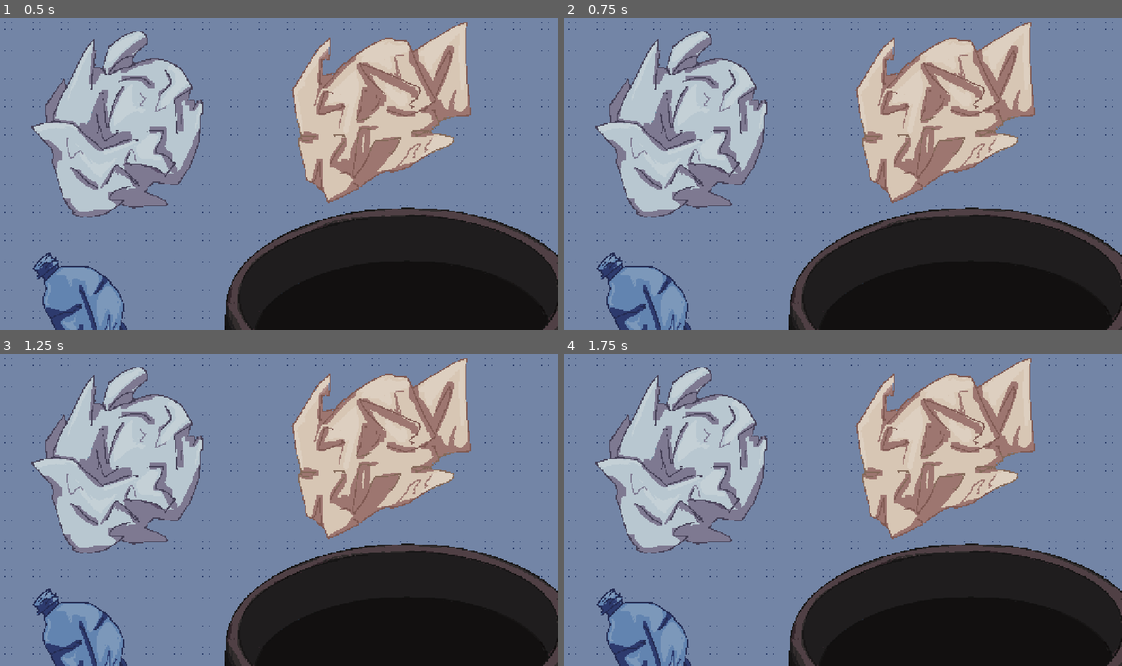
Above: before the commit, frames 1-4 (two rows, left to right).
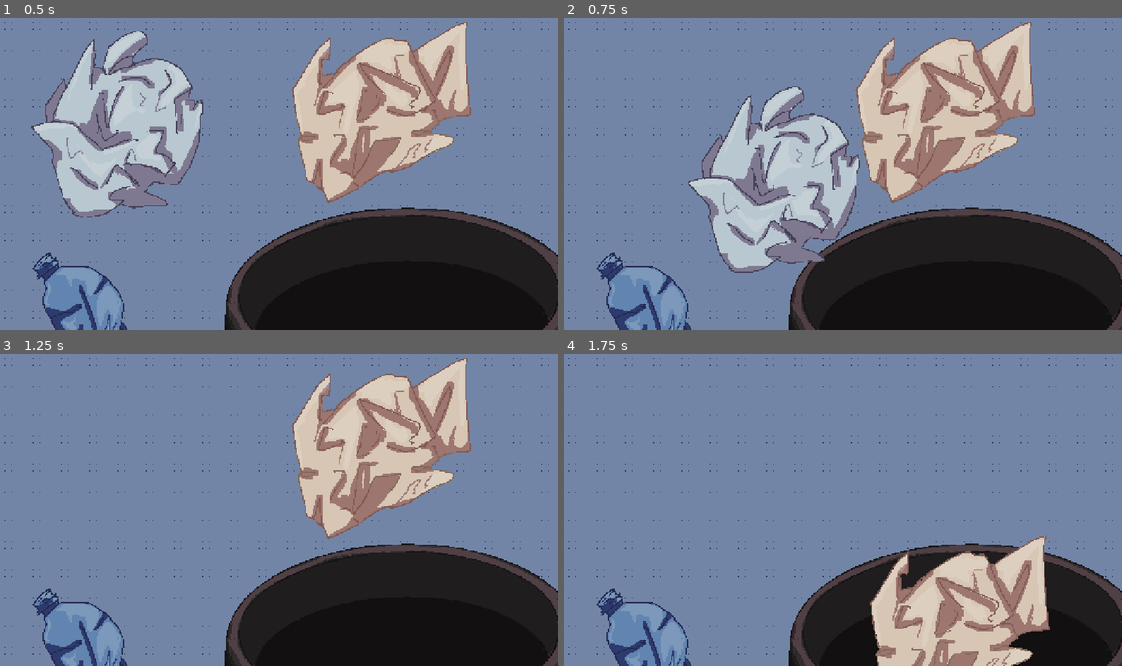
Above: after the commit, the same moments.

Repository: Kevinmru737/TouchingGrass
Game: Godot game, scene res://scenes/trash_minigame.tscn
Same seed, same stepped clock (60 frames per second), same inputs: the game is played once before the commit and once after it. This scene is started directly instead of the project's main scene.
Inputs (mouse positions are in pixels of both pictures, inside the frame that each line leads up to):
- Up to frame 1 (0.5 s): no input
- Up to frame 2 (0.75 s): tap Enter at 0.5 s; drag from (681, 124) to (960, 289) at 0.52 s
- Up to frame 3 (1.25 s): no input
- Up to frame 4 (1.75 s): drag from (949, 447) to (960, 625) at 1.27 s

Frame 1 is identical in both runs. In frame 2, 16% of the frame differs, in the area x 5-54%, y 4-82%; in frame 3, 8.6%; in frame 4, 30%, in the area x 5-88%, y 1-100%.

Commit message:
trash game works

Diff:
--- a/scenes/dialogue_ui.tscn
+++ b/scenes/dialogue_ui.tscn
@@ -105,7 +105,13 @@
 
 [node name="Control" type="Control" parent="." unique_id=683689748]
 layout_mode = 3
-anchors_preset = 0
+anchors_preset = 15
+anchor_right = 1.0
+anchor_bottom = 1.0
+offset_right = 640.0
+offset_bottom = 360.0
+grow_horizontal = 2
+grow_vertical = 2
 
 [node name="TextureRect" type="TextureRect" parent="Control" unique_id=1406002113]
 modulate = Color(1, 1, 1, 0)
@@ -145,3 +151,9 @@
 
 [node name="AnimationPlayer" type="AnimationPlayer" parent="." unique_id=153905245]
 libraries/ = SubResource("AnimationLibrary_imsod")
+
+[node name="Control2" type="Control" parent="." unique_id=334110502]
+layout_mode = 3
+anchors_preset = 0
+offset_right = 40.0
+offset_bottom = 40.0
--- a/scenes/trash_minigame.tscn
+++ b/scenes/trash_minigame.tscn
@@ -39,112 +39,107 @@
 grow_vertical = 2
 color = Color(0, 0, 0, 0.6784314)
 
-[node name="Control" type="Control" parent="CanvasLayer" unique_id=341392473]
-layout_mode = 3
-anchors_preset = 0
-offset_right = 1920.0
-offset_bottom = 1080.0
-size_flags_vertical = 8
-
-[node name="Panel" type="Panel" parent="CanvasLayer/Control" unique_id=28347524]
-layout_mode = 1
+[node name="Panel" type="Panel" parent="CanvasLayer" unique_id=28347524]
 anchors_preset = 15
 anchor_right = 1.0
 anchor_bottom = 1.0
+offset_right = 640.0
+offset_bottom = 360.0
 grow_horizontal = 2
 grow_vertical = 2
+mouse_filter = 2
 
-[node name="TrashCanBG" type="Sprite2D" parent="CanvasLayer/Control/Panel" unique_id=76773063]
+[node name="TrashCanBG" type="Sprite2D" parent="CanvasLayer/Panel" unique_id=76773063]
 position = Vector2(960, 540)
 texture = ExtResource("2_3pxg8")
 
-[node name="Trashcan" type="Area2D" parent="CanvasLayer/Control/Panel" unique_id=1845695370]
+[node name="Trashcan" type="Area2D" parent="CanvasLayer/Panel" unique_id=1845695370]
 position = Vector2(927, 645)
 
-[node name="Sprite2D" type="Sprite2D" parent="CanvasLayer/Control/Panel/Trashcan" unique_id=74235425]
+[node name="Sprite2D" type="Sprite2D" parent="CanvasLayer/Panel/Trashcan" unique_id=74235425]
 visible = false
 position = Vector2(-3.8146973e-06, 3)
 scale = Vector2(2.28125, 2.3427835)
 texture = ExtResource("2_c8yw1")
 
-[node name="CollisionShape2D" type="CollisionShape2D" parent="CanvasLayer/Control/Panel/Trashcan" unique_id=8429911]
+[node name="CollisionShape2D" type="CollisionShape2D" parent="CanvasLayer/Panel/Trashcan" unique_id=8429911]
 position = Vector2(-12, -14)
 rotation = -1.5708159
 shape = SubResource("CapsuleShape2D_7qycf")
 
-[node name="Trash1" type="Area2D" parent="CanvasLayer/Control/Panel" unique_id=1660859796]
+[node name="Trash1" type="Area2D" parent="CanvasLayer/Panel" unique_id=1660859796]
 position = Vector2(267, 760)
 script = ExtResource("2_nn6ak")
 
-[node name="Sprite2D" type="Sprite2D" parent="CanvasLayer/Control/Panel/Trash1" unique_id=315617711]
+[node name="Sprite2D" type="Sprite2D" parent="CanvasLayer/Panel/Trash1" unique_id=315617711]
 position = Vector2(0, 1)
 scale = Vector2(1, 0.966)
 texture = ExtResource("5_53w2d")
 region_enabled = true
 region_rect = Rect2(72.27998, 519.224, 392.17816, 507.50684)
 
-[node name="CollisionShape2D" type="CollisionShape2D" parent="CanvasLayer/Control/Panel/Trash1" unique_id=108817596]
+[node name="CollisionShape2D" type="CollisionShape2D" parent="CanvasLayer/Panel/Trash1" unique_id=108817596]
 position = Vector2(0, 1)
 rotation = -0.5692414
 shape = SubResource("CapsuleShape2D_6jqtf")
 
-[node name="Trash2" type="Area2D" parent="CanvasLayer/Control/Panel" unique_id=1109823125]
+[node name="Trash2" type="Area2D" parent="CanvasLayer/Panel" unique_id=1109823125]
 position = Vector2(283, 252)
 script = ExtResource("2_nn6ak")
 
-[node name="Sprite2D" type="Sprite2D" parent="CanvasLayer/Control/Panel/Trash2" unique_id=1162726238]
+[node name="Sprite2D" type="Sprite2D" parent="CanvasLayer/Panel/Trash2" unique_id=1162726238]
 position = Vector2(2, -3)
 texture = ExtResource("5_53w2d")
 region_enabled = true
 region_rect = Rect2(78.15852, 11.81929, 425.7719, 460.27148)
 
-[node name="CollisionShape2D" type="CollisionShape2D" parent="CanvasLayer/Control/Panel/Trash2" unique_id=1570080321]
+[node name="CollisionShape2D" type="CollisionShape2D" parent="CanvasLayer/Panel/Trash2" unique_id=1570080321]
 position = Vector2(1, -1)
 shape = SubResource("CircleShape2D_6jqtf")
 
-[node name="Trash3" type="Area2D" parent="CanvasLayer/Control/Panel" unique_id=2042153828]
+[node name="Trash3" type="Area2D" parent="CanvasLayer/Panel" unique_id=2042153828]
 position = Vector2(880, 226)
 script = ExtResource("2_nn6ak")
 
-[node name="Sprite2D" type="Sprite2D" parent="CanvasLayer/Control/Panel/Trash3" unique_id=2129727613]
+[node name="Sprite2D" type="Sprite2D" parent="CanvasLayer/Panel/Trash3" unique_id=2129727613]
 position = Vector2(2, -1)
 scale = Vector2(1, 1.094)
 texture = ExtResource("5_53w2d")
 region_enabled = true
 region_rect = Rect2(702.4725, 25.524956, 450.27386, 408.77396)
 
-[node name="CollisionShape2D" type="CollisionShape2D" parent="CanvasLayer/Control/Panel/Trash3" unique_id=745258471]
+[node name="CollisionShape2D" type="CollisionShape2D" parent="CanvasLayer/Panel/Trash3" unique_id=745258471]
 position = Vector2(3, 0)
 shape = SubResource("CircleShape2D_033qq")
 
-[node name="Trash5" type="Area2D" parent="CanvasLayer/Control/Panel" unique_id=750027424]
+[node name="Trash5" type="Area2D" parent="CanvasLayer/Panel" unique_id=750027424]
 position = Vector2(1640, 751)
 script = ExtResource("2_nn6ak")
 
-[node name="Sprite2D" type="Sprite2D" parent="CanvasLayer/Control/Panel/Trash5" unique_id=260131322]
+[node name="Sprite2D" type="Sprite2D" parent="CanvasLayer/Panel/Trash5" unique_id=260131322]
 position = Vector2(2, -1)
 scale = Vector2(1, 1.094)
 texture = ExtResource("5_53w2d")
 region_enabled = true
 region_rect = Rect2(1439.1096, 471.49286, 435.95642, 589.87726)
 
-[node name="CollisionShape2D" type="CollisionShape2D" parent="CanvasLayer/Control/Panel/Trash5" unique_id=59287520]
+[node name="CollisionShape2D" type="CollisionShape2D" parent="CanvasLayer/Panel/Trash5" unique_id=59287520]
 position = Vector2(-1, 20)
 rotation = -0.18788539
 shape = SubResource("CapsuleShape2D_3pxg8")
 
-[node name="Trash4" type="Area2D" parent="CanvasLayer/Control/Panel" unique_id=983708059]
+[node name="Trash4" type="Area2D" parent="CanvasLayer/Panel" unique_id=983708059]
 position = Vector2(1550, 236)
 script = ExtResource("2_nn6ak")
 
-[node name="Sprite2D" type="Sprite2D" parent="CanvasLayer/Control/Panel/Trash4" unique_id=90510950]
+[node name="Sprite2D" type="Sprite2D" parent="CanvasLayer/Panel/Trash4" unique_id=90510950]
 position = Vector2(0, 1)
 scale = Vector2(1, 0.966)
 texture = ExtResource("5_53w2d")
 region_enabled = true
 region_rect = Rect2(1490.2689, 15.254601, 345.22717, 412.7484)
 
-[node name="CollisionShape2D" type="CollisionShape2D" parent="CanvasLayer/Control/Panel/Trash4" unique_id=258369129]
+[node name="CollisionShape2D" type="CollisionShape2D" parent="CanvasLayer/Panel/Trash4" unique_id=258369129]
 position = Vector2(0, 1)
 rotation = 0.40529963
 shape = SubResource("CapsuleShape2D_6jqtf")
--- a/scripts/game.gd
+++ b/scripts/game.gd
@@ -39,6 +39,7 @@
 var dialog_active = false
 var minigame_scene = load("res://scenes/trash_minigame.tscn")
 var touch_grass_scene = load("res://scenes/touch_grass.tscn")
+var main_game
 
 # Called when the node enters the scene tree for the first time.
 func _ready() -> void:
@@ -54,7 +55,7 @@
 				click_prompt_faded = true
 		if advance_game:
 			print("advancing game")
-			var main_game = MAIN_GAME.instantiate()
+			main_game = MAIN_GAME.instantiate()
 			self.add_child(main_game)
 			move_child(main_game, 0)
 			$Background/ColorRect.hide()
@@ -133,6 +134,7 @@
 			var minigame = minigame_scene.instantiate()
 			minigame.trash_cleaned.connect(_on_minigame_completed)
 			get_tree().current_scene.add_child(minigame)
+			main_game.hide()
 			return
 		elif curr_interact_obj == dialog_options["Bed"] or dialog_options["Fishtank"] or dialog_options["Musicplayer"] or dialog_options["Bookshelf"]:
 			curr_dialog = curr_interact_obj + "_done"
@@ -145,6 +147,7 @@
 
 func _on_minigame_completed():
 	curr_dialog ="clean_garbage_success"
+	main_game.show()
 	advance_game = true
 	dialog_active = true
 	dialog_done = dialogue_ui.process_dialogue(curr_dialog)
--- a/scripts/trash_piece.gd
+++ b/scripts/trash_piece.gd
@@ -4,7 +4,7 @@
 var drag_offset = Vector2.ZERO
 var draggable = false
 static var any_dragging = false
-@onready var parent = $"../../../.."
+@onready var parent = $"../../.."
 
 func _ready():
 	mouse_entered.connect(_on_mouse_entered)
